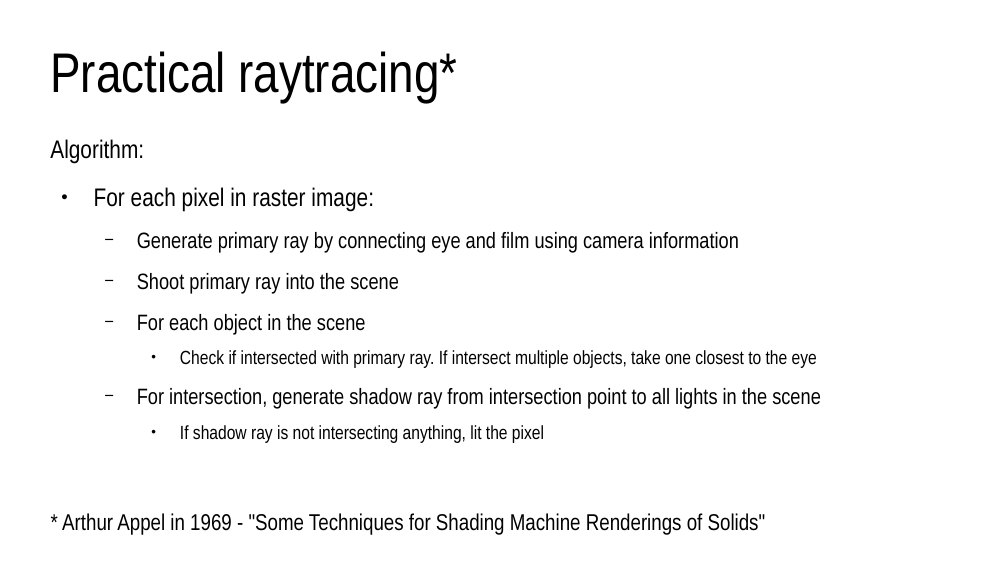
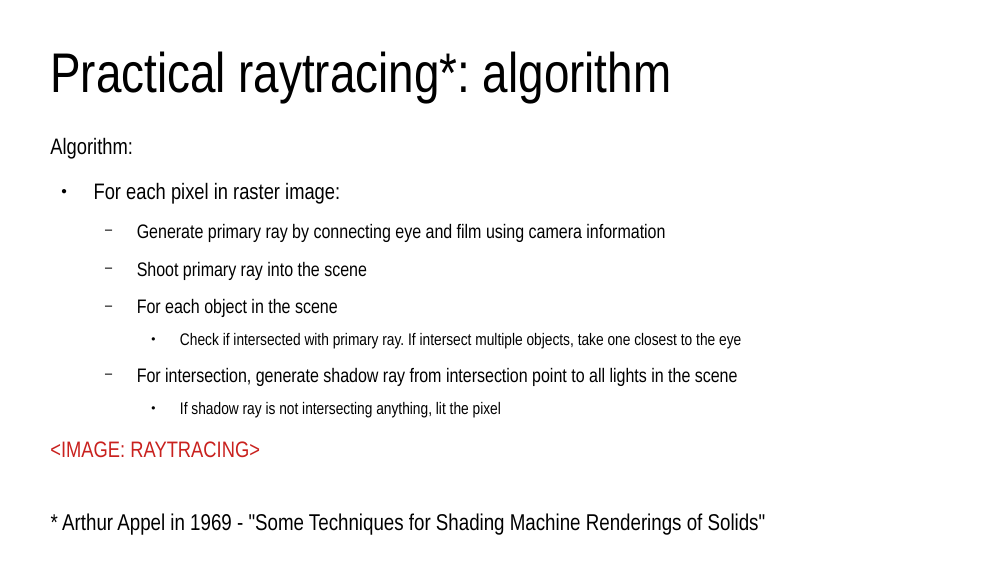
Before and after one commit to lorentzo/IntroductionToComputerGraphics, a slide deck: slide 13 of lectures/foundations_rendering/foundations_rendering.odp. Drawn at 1008x567 pixels with LibreOffice and Linux fonts; fonts in the diff are those of the drawing. Boxes give left, top, right and bottom in pixels: in the first picture for what was removed or moved away, otherwise in the second. Text is boxed around its words. In the diff, an @@ line names an element or a change of style, - is before the commit and + after.

Commit message:
3d scene and rendering foundations

```diff
--- a/lectures/foundations_rendering/foundations_rendering.odp
+++ b/lectures/foundations_rendering/foundations_rendering.odp
@@ title at [50, 51, 671, 102]: text changed @@
-Practical raytracing*
+Practical raytracing*: algorithm
@@ text at [50, 137, 741, 418]: size 20 to 17.6 pt in "Algorithm:", "For each pixel in raster image:"; size 17.5 to 15.4 pt in "Generate primary ray by connecting eye and ...", "Shoot primary ray into the scene", "For each object in the scene", "For intersection, generate shadow ray from intersection ..."; size 15 to 13.2 pt in "Check if intersected with primary ray. If ...", "If shadow ray is not intersecting anything, ..." @@
@@ text at [50, 441, 260, 458]: paragraph added @@
+<IMAGE: RAYTRACING>
```
Also in this commit, not shown: 5 other slides changed, 5 slides added, 5 other files.
